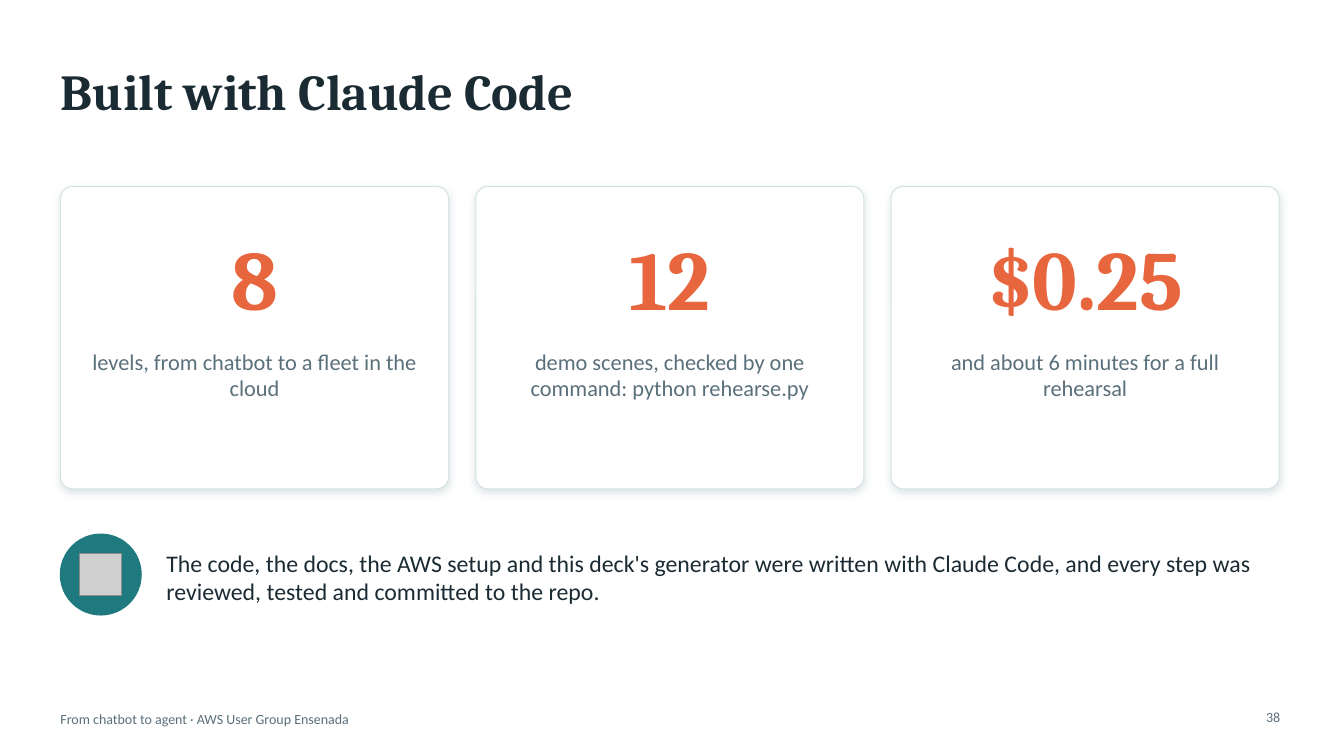
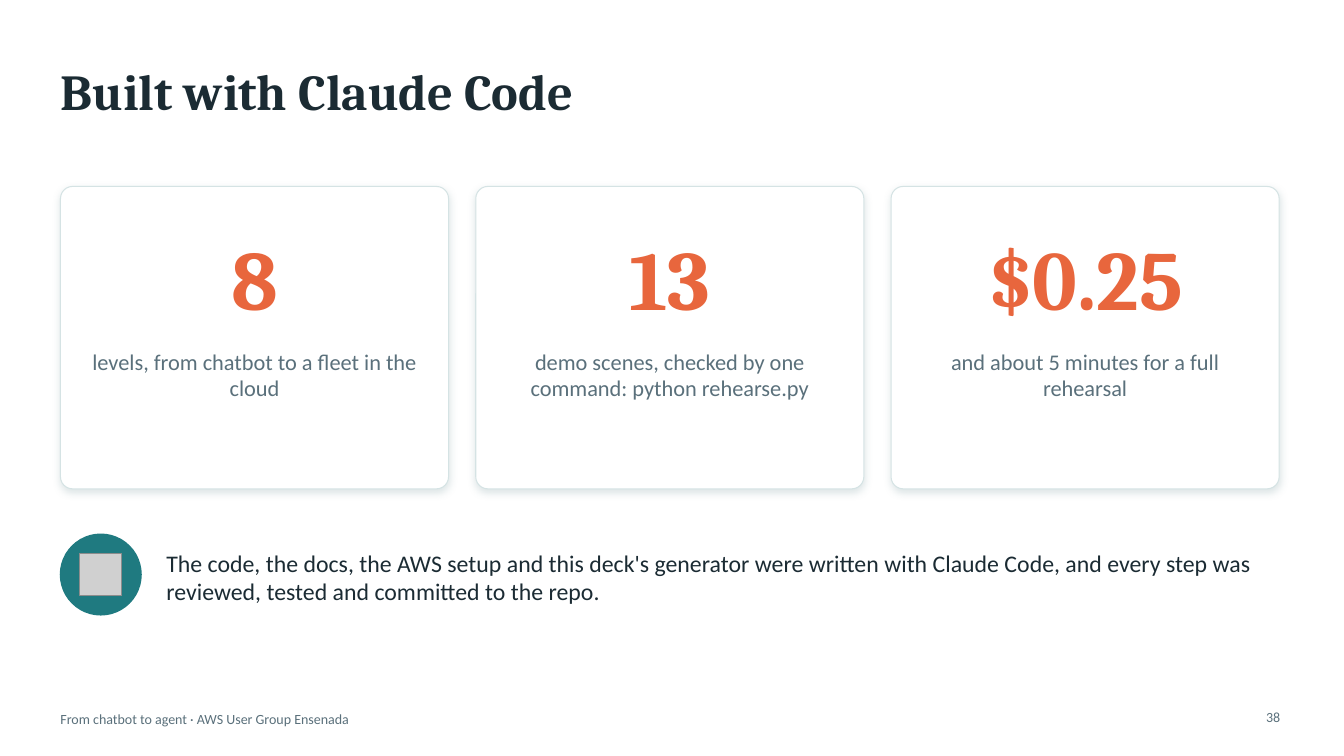
Before and after one commit to aws-ug-ensenada/claude-on-aws-ensenada, a slide deck: slide 38 of docs/slides/claude-on-aws-ensenada.pptx. Drawn at 1344x756 pixels with LibreOffice and Linux fonts; fonts in the diff are those of the drawing; grey boxes stand for pictures. Boxes give left, top, right and bottom in pixels: in the first picture for what was removed or moved away, otherwise in the second. Text is boxed around its words. In the diff, an @@ line names an element or a change of style, - is before the commit and + after.

```diff
--- a/docs/slides/claude-on-aws-ensenada.pptx
+++ b/docs/slides/claude-on-aws-ensenada.pptx
@@ text at (629,253,710,311): text changed @@
-12
+13
@@ text at (951,354,1219,396): text changed @@
-and about 6 minutes for a full rehearsal
+and about 5 minutes for a full rehearsal
```
Also in this commit, not shown: 2 slides added, 7 other files.
